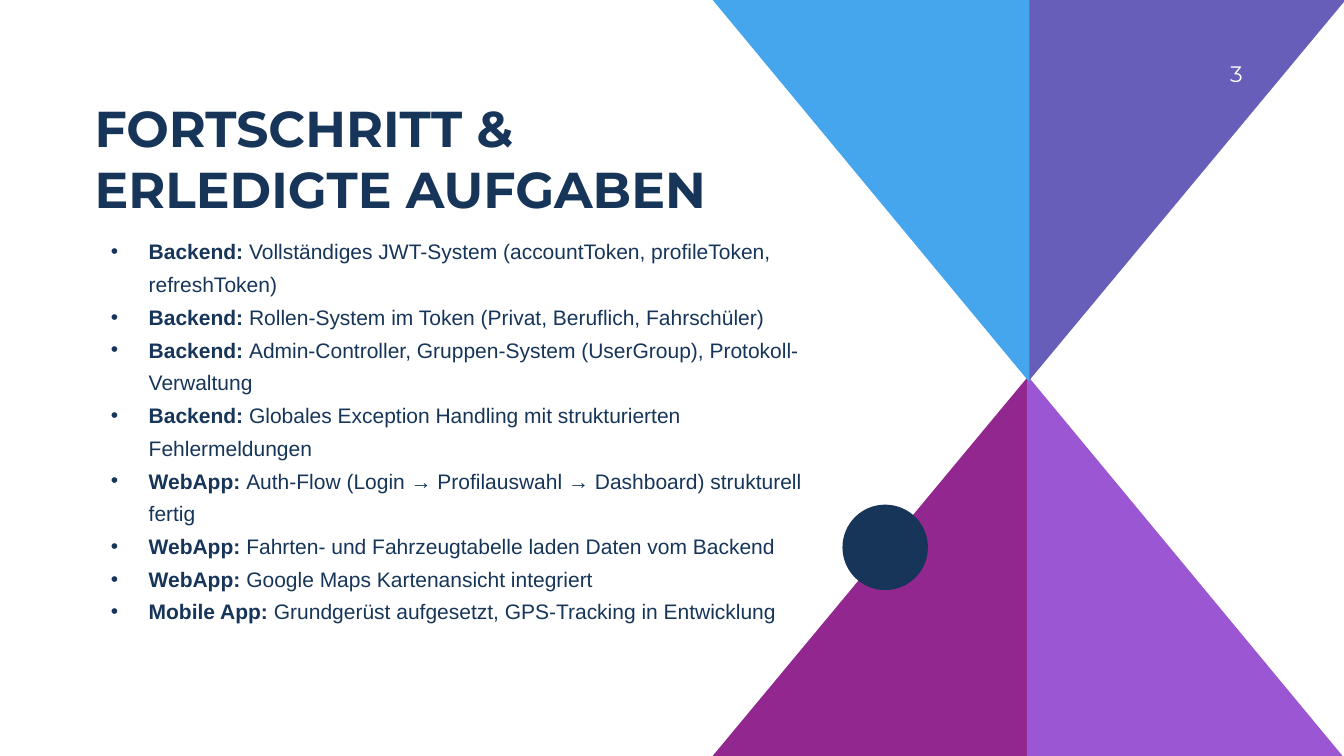
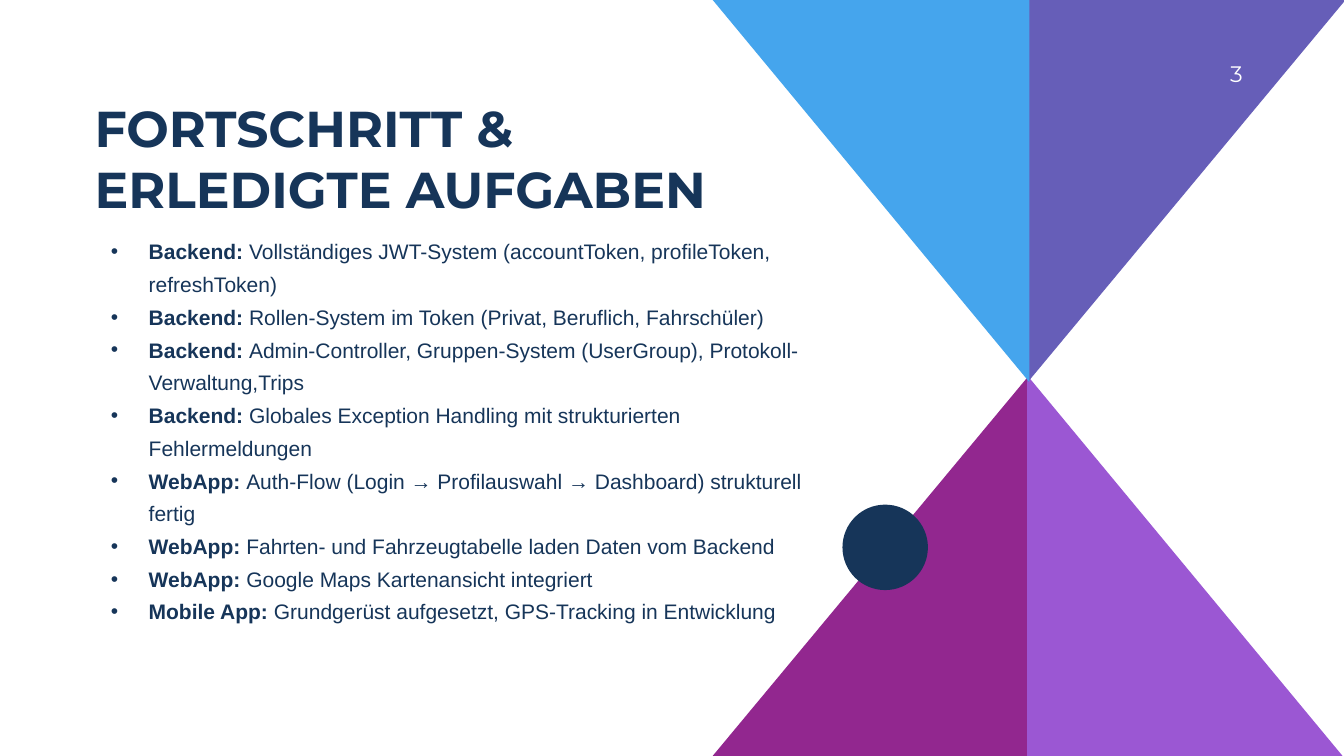
Before and after one commit to A-SimpleName/DriveSense, a slide deck: slide 3 of Dokumentation/Präsentationen/DS_Statusmeeting_1.pptx. Drawn at 1344x756 pixels with LibreOffice and Linux fonts; fonts in the diff are those of the drawing; background and template pictures are left out. Boxes give left, top, right and bottom in pixels: in the first picture for what was removed or moved away, otherwise in the second. Text is boxed around its words. In the diff, an @@ line names an element or a change of style, - is before the commit and + after.

```diff
--- a/Dokumentation/Präsentationen/DS_Statusmeeting_1.pptx
+++ b/Dokumentation/Präsentationen/DS_Statusmeeting_1.pptx
@@ text at (149,342,799,395): text changed @@
-• Backend: Admin-Controller, Gruppen-System (UserGroup), Protokoll-Verwaltung
+• Backend: Admin-Controller, Gruppen-System (UserGroup), Protokoll-Verwaltung,Trips
```
Also in this commit, not shown: 4 other slides changed, 1 slide added.
